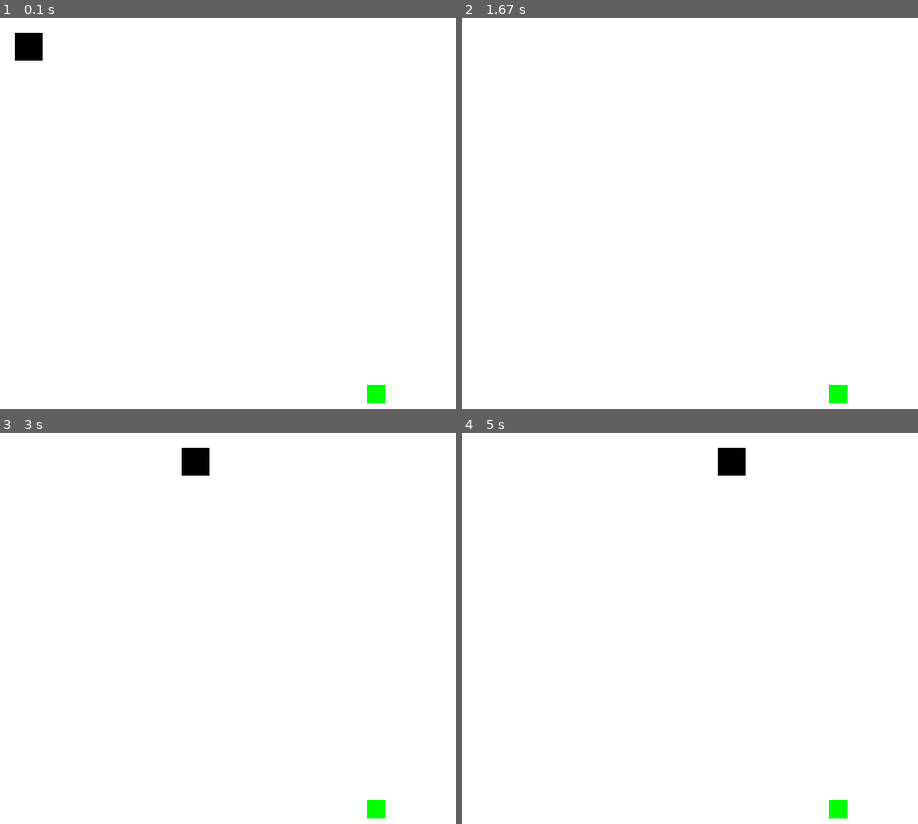
Above: before the commit, frames 1-4 (two rows, left to right).
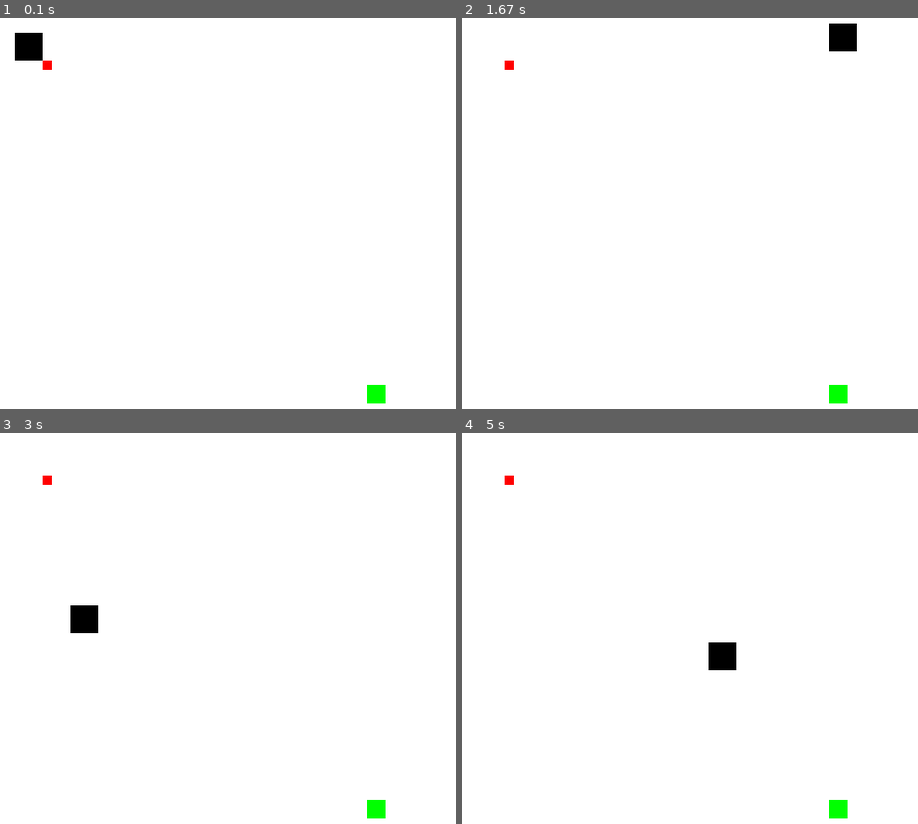
Above: after the commit, the same moments.

Repository: reychakcoding/Python-Class
Game: pygame game, started from Romir/Game.py
Same seed, same stepped clock (60 frames per second), same inputs: the game is played once before the commit and once after it.
Inputs (mouse positions are in pixels of both pictures, inside the frame that each line leads up to):
- Up to frame 1 (0.1 s): no input
- Up to frame 2 (1.67 s): press the mouse at (840, 233) at 0.37 s; move the mouse to (762, 252) at 0.47 s; release the mouse at (690, 276) at 0.6 s; hold D 0.67-1.13 s; hold W 1.17-1.47 s; hold D from 1.5 s (still down)
- Up to frame 3 (3 s): release D at 1.97 s; hold A 2-2.53 s; hold S 2.57-2.87 s; hold A from 2.9 s (still down)
- Up to frame 4 (5 s): release A at 3.3 s; hold W 3.33-3.7 s; hold D 3.73-4.37 s; hold S 4.4-4.77 s; hold A from 4.8 s (still down)

The runs differ from the first frame. In frame 1, less than 0.1% of the frame differs, in the area x 9-12%, y 10-14%; in frame 2, 0.5%; in frame 3, 0.9%, in the area x 9-46%, y 3-52%; in frame 4, 0.9%.

Commit message:
Update Game.py

Diff:
--- a/Romir/Game.py
+++ b/Romir/Game.py
@@ -1,4 +1,7 @@
+
 import pygame as py
+import math
+
 #setup
 py.init()
 windowwidth = 500
@@ -6,10 +9,14 @@
 window = py.display.set_mode((windowwidth,windowheight))
 py.display.set_caption("My First Game")
 clock = py.time.Clock()
-player = py.Rect(20,20,30,30) #x,y,width,height
+player = py.Rect(20,20,30,30)
+bullet = py.Rect(50,50,10,10)#x,y,width,height
 zombie = py.Rect(400,400,20,20)
 # can access multiple properties of the rect
 # top, bottom, right,left,top-right, x,y,width,height
+
+def getangle(x1,y1,x2,y2):
+  return math.atan2(y2-y1,x2-x1)
 
 #draw loop
 while True:
@@ -29,7 +36,7 @@
 
 
     if ev.type == py.MOUSEBUTTONDOWN:
-      print("mouse is clicked")
+      print(getangle(player.centerx, player.centery, mouseX, mouseY))
     # event options
     # QUIT              none
     # KEYDOWN           key, mod, unicode, scancode
@@ -42,12 +49,27 @@
     mouseX,mouseY = py.mouse.get_pos()
 
 
+
+
     #player.centerx = mouseX
     #player.centery = mouseY
 
 
+    if player.right >= 500:
+      player.right -= 10
+
+    if player.left <= 0:
+      player.left += 10
+
+    if player.bottom >= 500:
+      player.bottom -= 10
+
+    if player.top <= 0:
+      player.top += 10
+
     #draw here
     py.draw.rect(window,(0,0,0),player)
+    py.draw.rect(window,(255,0,0),bullet)
     py.draw.rect(window,(0,255,0),zombie)# surface,color (RGB), x,y,width,height
     py.display.flip()
     clock.tick(60)
